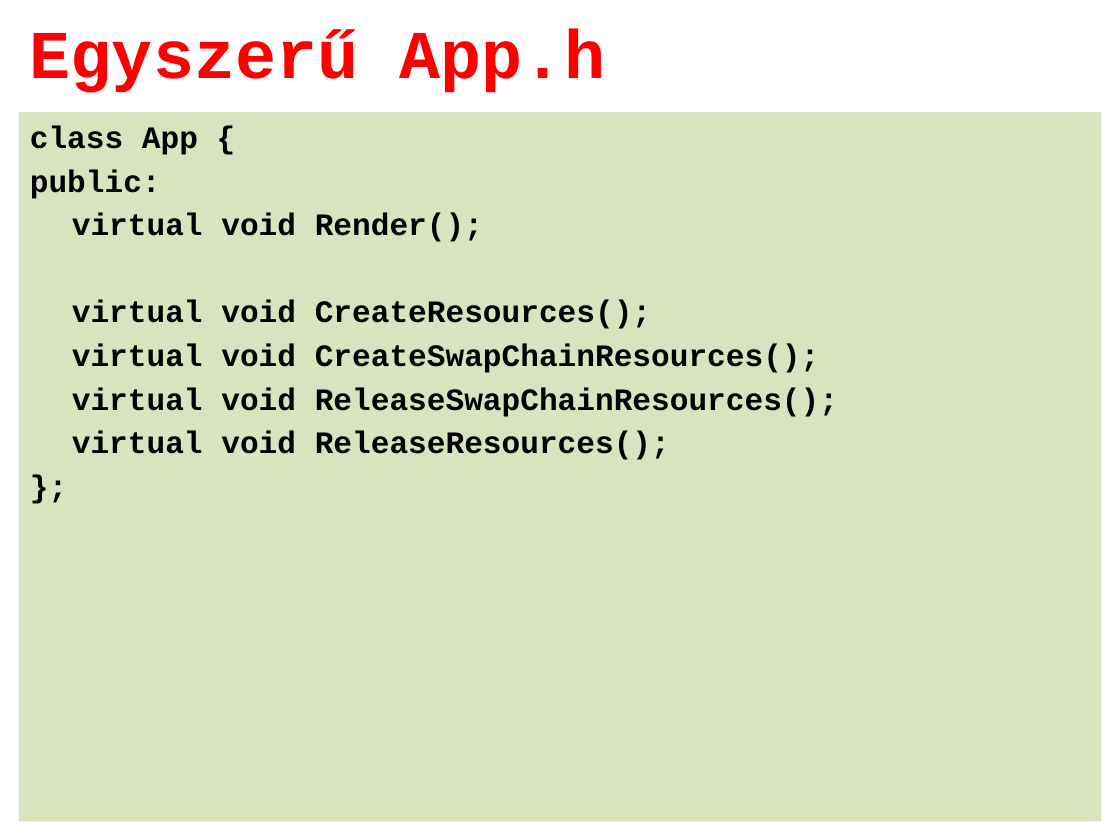
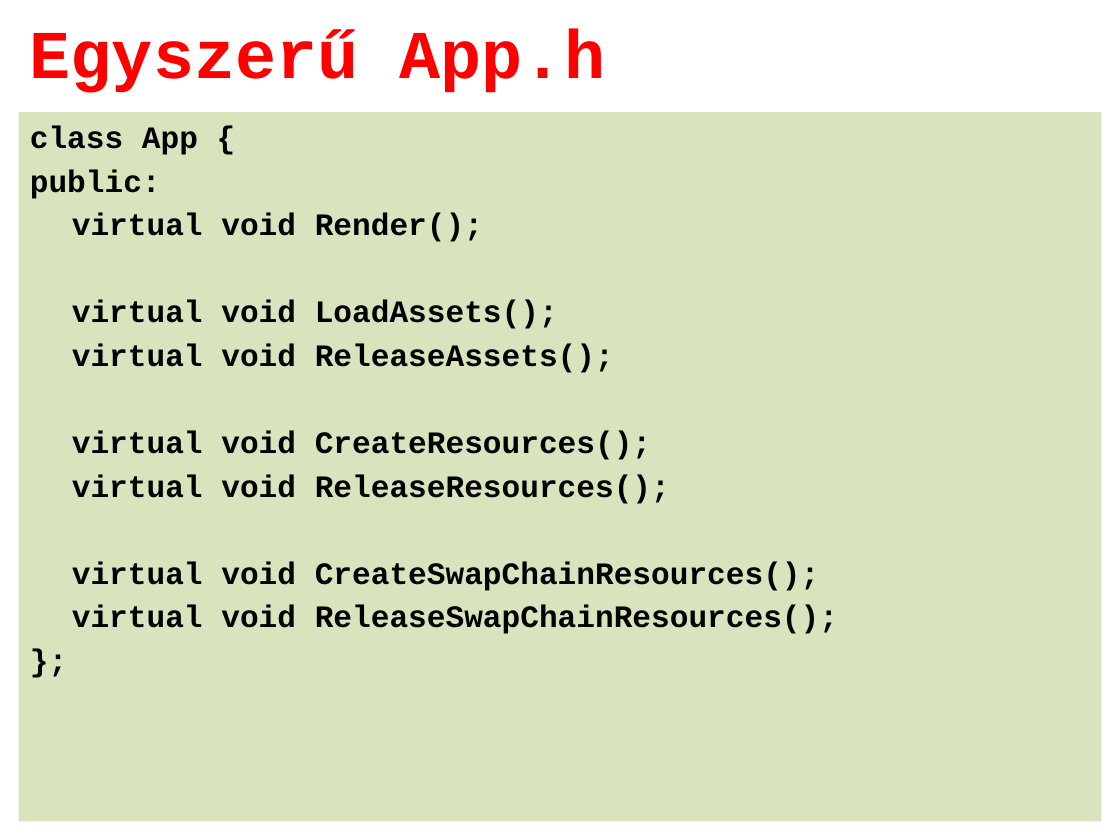
Before and after one commit to tyekx/dx12, a slide deck: slide 23 of Slides/gg000-HelloTriangle.pptx (slide 27 before the commit). Drawn at 1120x840 pixels with LibreOffice and Linux fonts; fonts in the diff are those of the drawing; background and template pictures are left out. Boxes give left, top, right and bottom in pixels: in the first picture for what was removed or moved away, otherwise in the second. Text is boxed around its words. In the diff, an @@ line names an element or a change of style, - is before the commit and + after.

```diff
--- a/Slides/gg000-HelloTriangle.pptx
+++ b/Slides/gg000-HelloTriangle.pptx
@@ text at (72, 300, 614, 373): paragraphs added @@
+virtual void LoadAssets();
+virtual void ReleaseAssets();
@@ text at (72, 431, 670, 460): paragraph removed @@
-virtual void ReleaseResources();
@@ text at (72, 474, 670, 504): paragraph added @@
+virtual void ReleaseResources();
```
Also in this commit, not shown: 11 other slides changed, 17 slides added, 13 slides removed, 4 other files.
